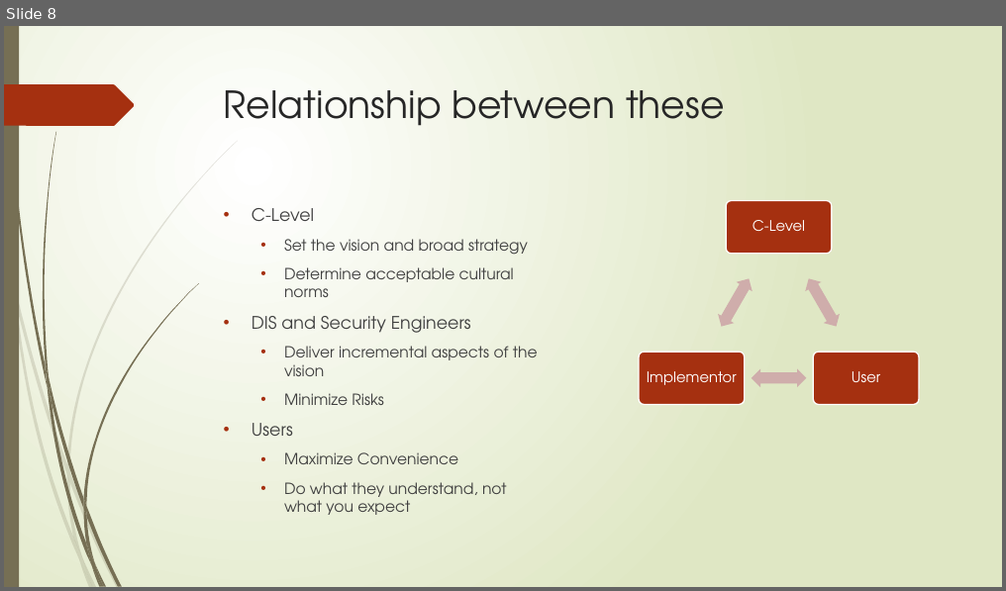
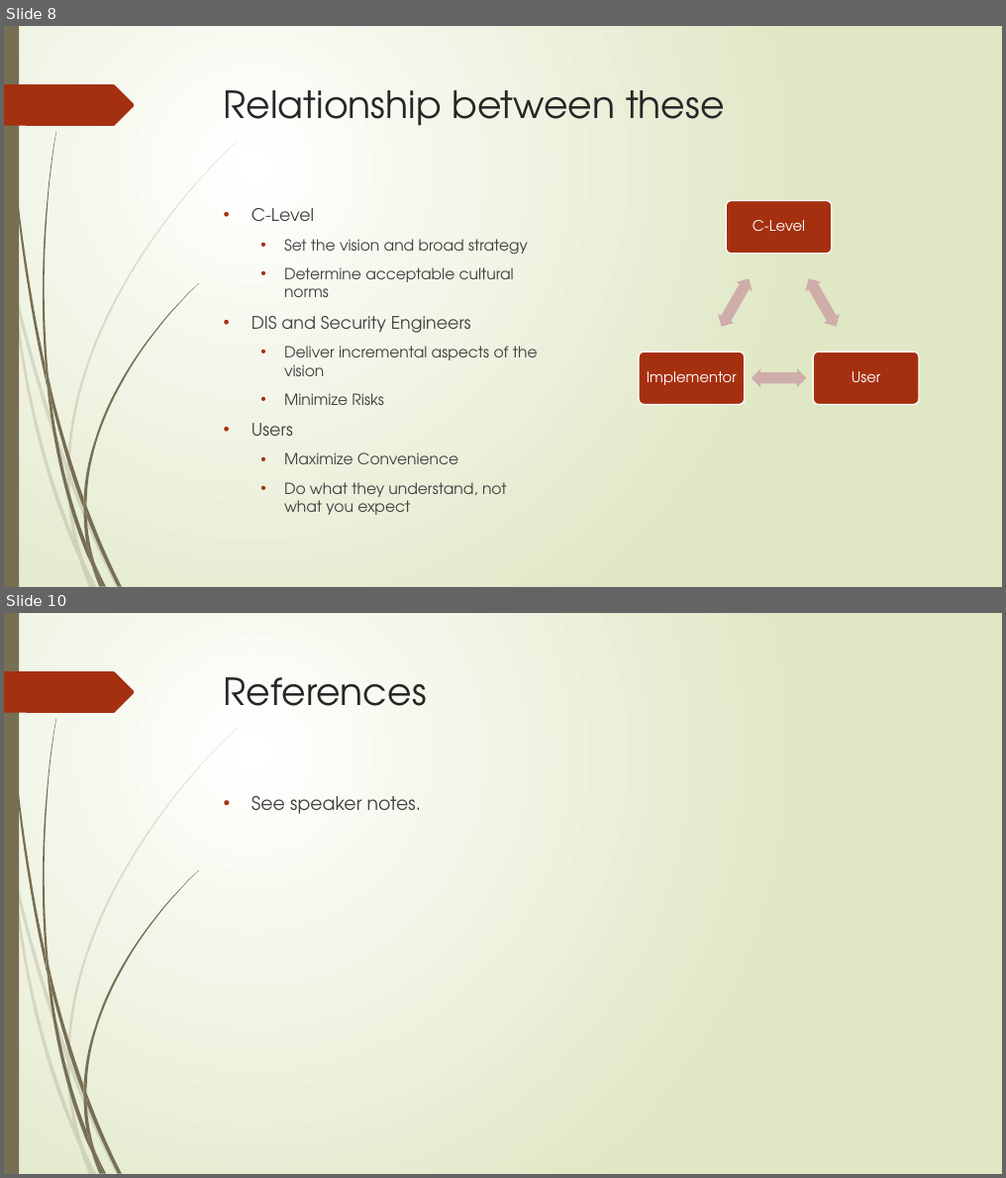
Before and after one commit to dr-natetorious/TIM-7030-Managing_Risks_and_Privacy, a slide deck: Week2_RiskManagement/BachmeierNTIM7030-2.pptx. Shown one above the other, each under a label of ours: slide 8 before the commit, slides 8 and 10 after it; the slides between them are not shown. The pictures are 1006x591 and 1006x1178 pixels, drawn with LibreOffice and Linux fonts; fonts in the diff are those of the drawing. Boxes give left, top, right and bottom in pixels: in the first picture for what was removed or moved away, otherwise in the second. Text is boxed around its words. In the diff, an @@ line names an element or a change of style, - is before the commit and + after.

```diff
--- a/Week2_RiskManagement/BachmeierNTIM7030-2.pptx
+++ b/Week2_RiskManagement/BachmeierNTIM7030-2.pptx
@@ slide 10 added at [4, 613, 1002, 1174], background gradient #FFFFFF to #DFE8C4; not listed: 24 template elements that a slide beside it also shows @@
@@ title added at [224, 677, 427, 706], 36 pt, text #262626 @@
+References
@@ text added at [252, 796, 421, 814], 18 pt, text #404040 @@
+• See speaker notes.
```
Also in this commit, not shown: 1 slide changed, 1 other file.
